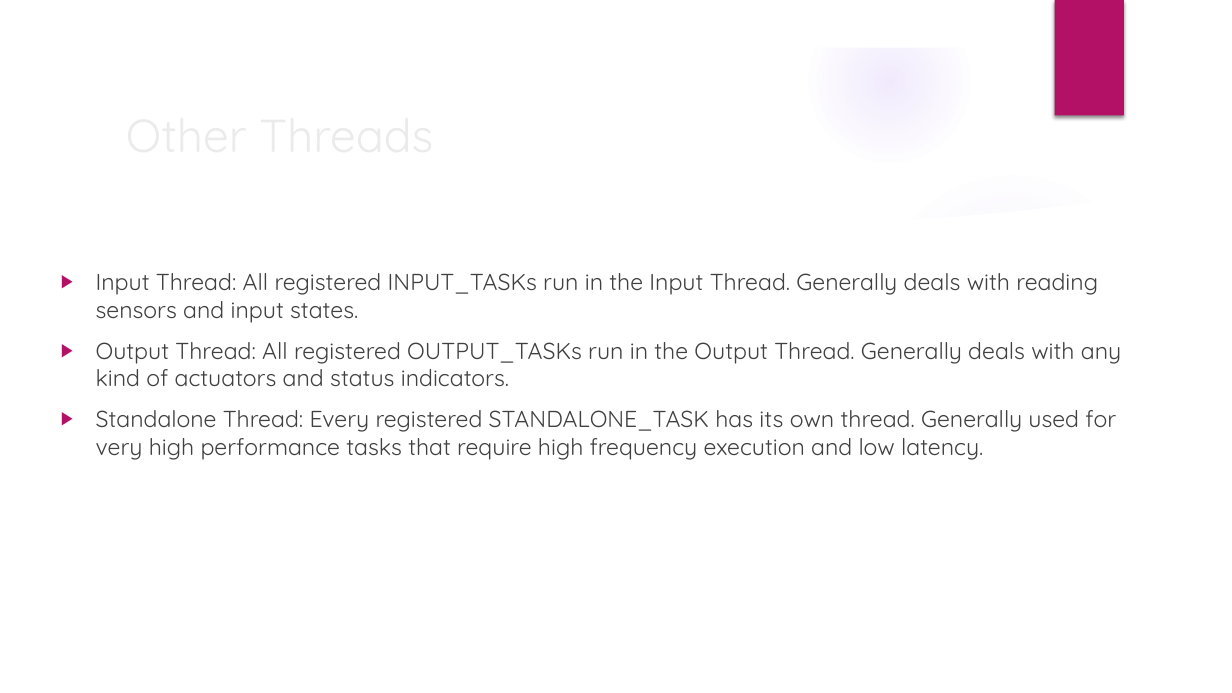
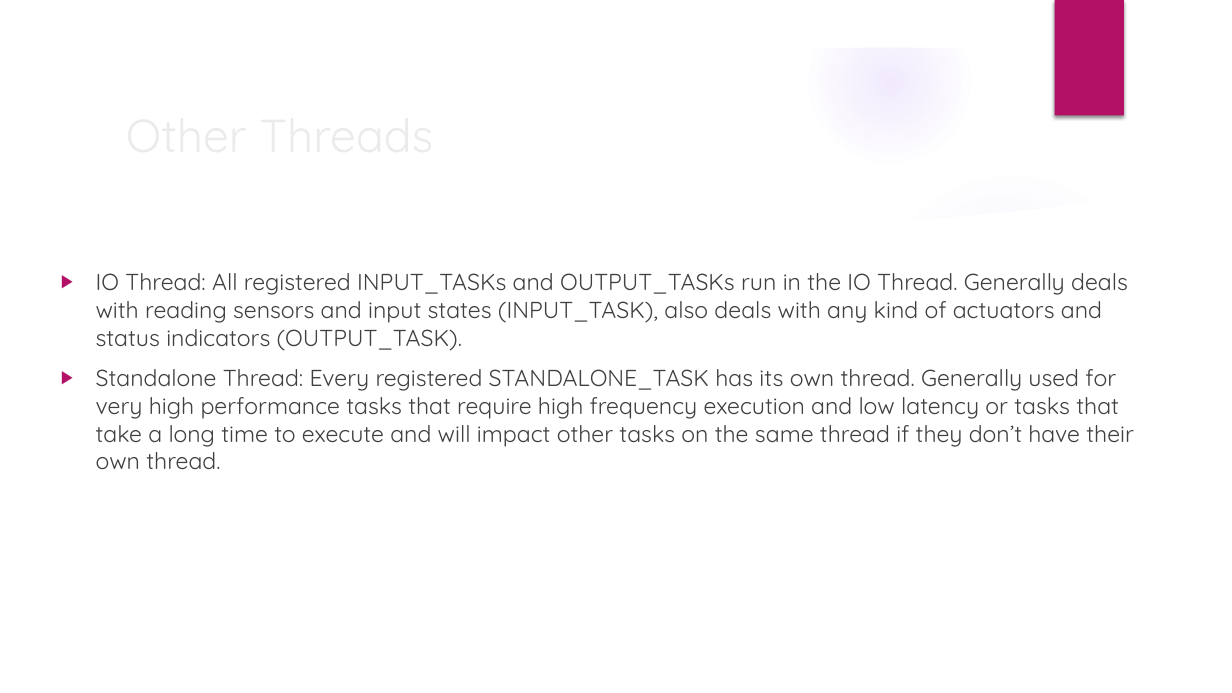
Before and after one commit to trc492/FrcProgrammingClass, a slide deck: slide 7 of FtcLessons/6-MultiTasking.pptx. Drawn at 1232x693 pixels with LibreOffice and Linux fonts; fonts in the diff are those of the drawing; background and template pictures are left out. Boxes give left, top, right and bottom in pixels: in the first picture for what was removed or moved away, otherwise in the second. Text is boxed around its words. In the diff, an @@ line names an element or a change of style, - is before the commit and + after.

```diff
--- a/FtcLessons/6-MultiTasking.pptx
+++ b/FtcLessons/6-MultiTasking.pptx
@@ text at bbox=[96, 273, 1134, 469]: text changed @@
-▶ Input Thread: All registered INPUT_TASKs run in the Input Thread. Generally deals with reading sensors and input states.
-▶ Output Thread: All registered OUTPUT_TASKs run in the Output Thread. Generally deals with any kind of actuators and status indicators.
-▶ Standalone Thread: Every registered STANDALONE_TASK has its own thread. Generally used for very high performance tasks that require high frequency execution and low latency.
+▶ IO Thread: All registered INPUT_TASKs and OUTPUT_TASKs run in the IO Thread. Generally deals with reading sensors and input states (INPUT_TASK), also deals with any kind of actuators and status indicators (OUTPUT_TASK).
+▶ Standalone Thread: Every registered STANDALONE_TASK has its own thread. Generally used for very high performance tasks that require high frequency execution and low latency or tasks that take a long time to execute and will impact other tasks on the same thread if they don’t have their own thread.
```
Also in this commit, not shown: 6 other slides changed, 10 other files.
